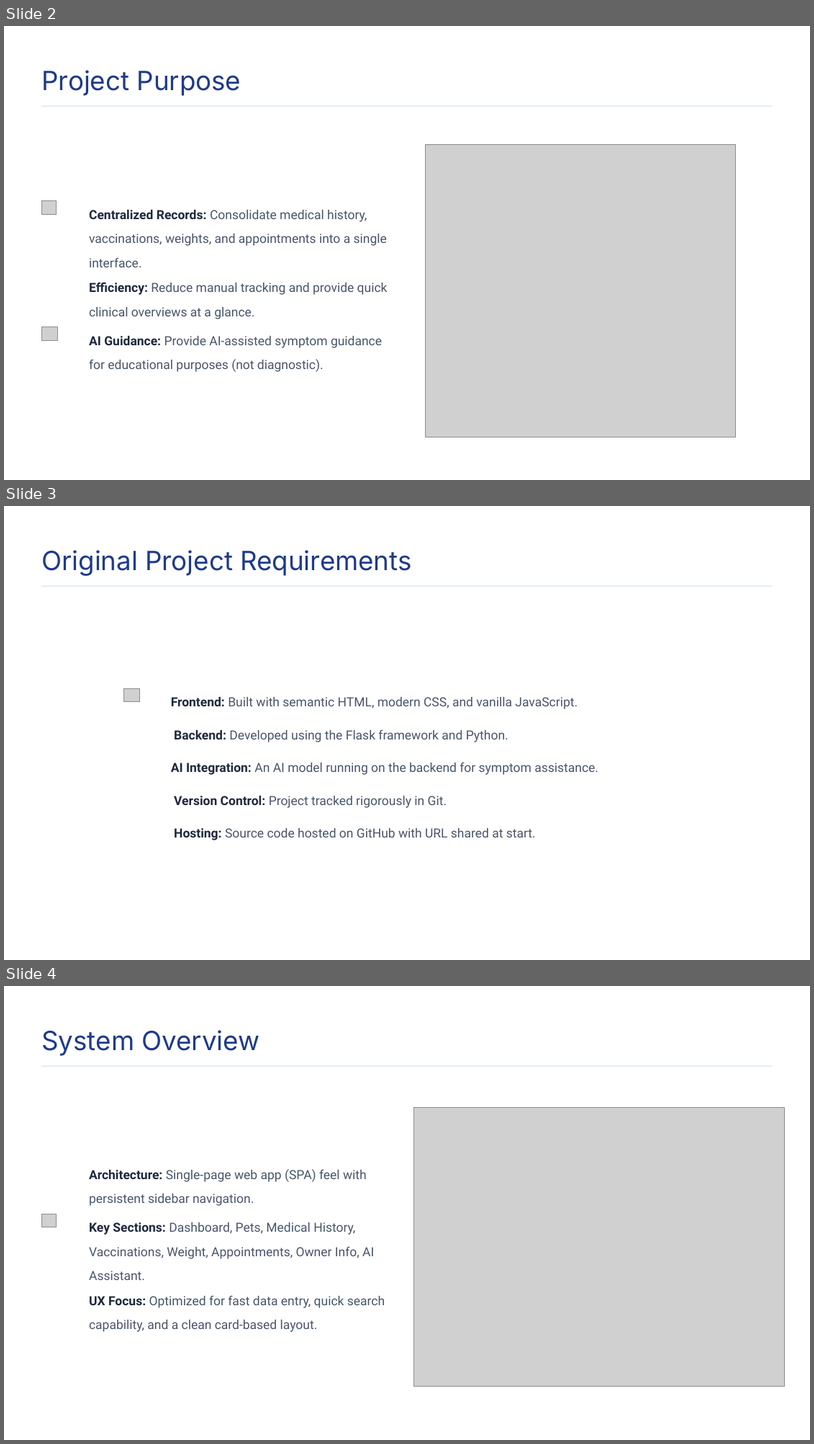
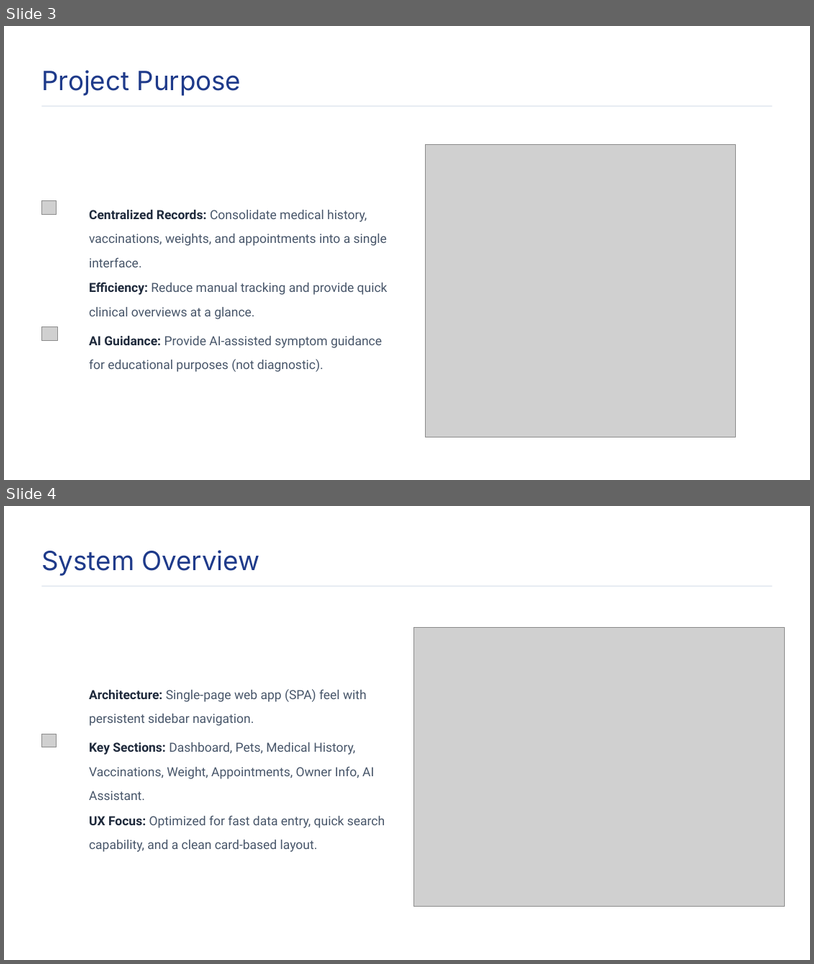
Before and after one commit to Dogaomruuzun/Pet_Management_System, a slide deck: Pet Management System.pptx. Shown one above the other, each under a label of ours: slides 2, 3 and 4 before the commit, slides 3 and 4 after it. The pictures are 814x1444 and 814x964 pixels, drawn with LibreOffice and Linux fonts; fonts in the diff are those of the drawing; grey boxes stand for pictures; background and template pictures are left out. Boxes give left, top, right and bottom in pixels: in the first picture for what was removed or moved away, otherwise in the second. Text is boxed around its words. In the diff, an @@ line names an element or a change of style, - is before the commit and + after.

```diff
--- a/Pet Management System.pptx
+++ b/Pet Management System.pptx
@@ slide 3 removed at (4, 506, 810, 960), background picture (left out) @@
@@ text removed at (41, 550, 412, 576) @@
-Original Project Requirements
@@ rectangle removed at (41, 585, 772, 587) @@
@@ picture removed at (124, 689, 139, 702) @@
@@ text removed at (171, 697, 578, 709) @@
-Frontend: Built with semantic HTML, modern CSS, and vanilla JavaScript.
@@ text removed at (174, 729, 509, 742) @@
-Backend: Developed using the Flask framework and Python.
@@ text removed at (171, 762, 599, 775) @@
-AI Integration: An AI model running on the backend for symptom assistance.
@@ text removed at (174, 795, 447, 808) @@
-Version Control: Project tracked rigorously in Git.
@@ text removed at (174, 828, 536, 840) @@
-Hosting: Source code hosted on GitHub with URL shared at start.
@@ what was slide 2 is now slide 3 @@
```
Also in this commit, not shown: 1 slide changed.
